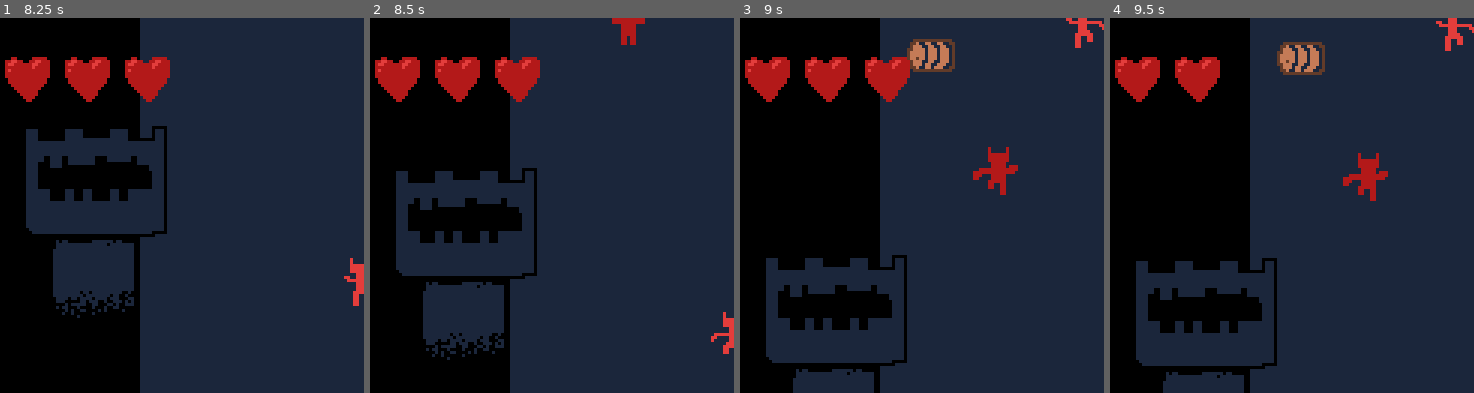
Above: before the commit, frames 1-4 (left to right).
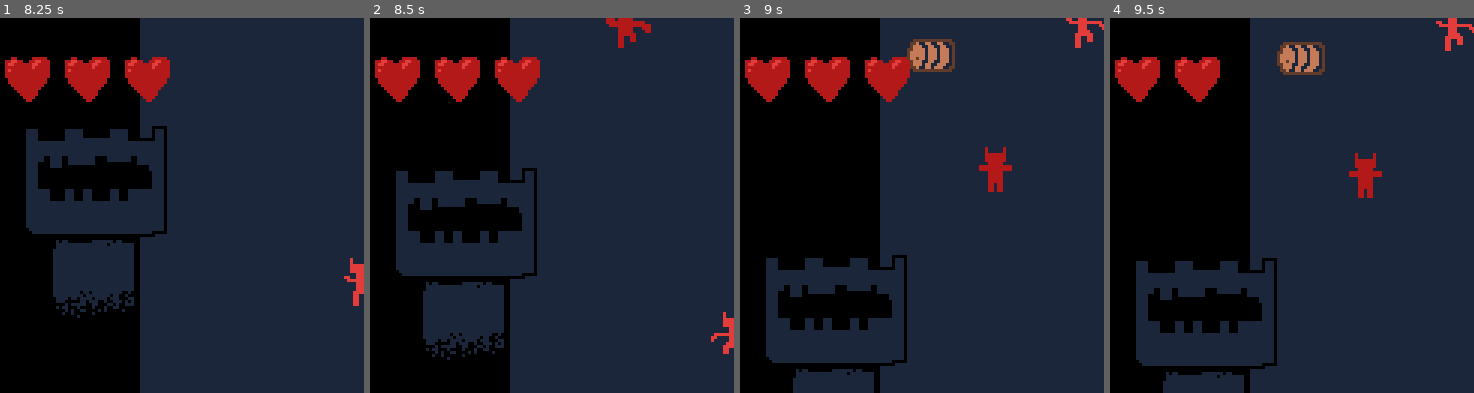
Above: after the commit, the same moments.

Repository: martindzejky/bridge-dungeon
Game: Godot game, scene res://main.tscn
Same seed, same stepped clock (60 frames per second), same inputs: the game is played once before the commit and once after it. Sound files missing from this copy of the repository are replaced by a short silence.
Inputs:
- Up to frame 1 (8.25 s): hold D (right) 0.53-1.28 s; hold A (left) 1.28-2.03 s; hold D (right) 2.03-3.53 s; hold A (left) 3.53-5.78 s; hold D (right) 5.78-8.03 s; hold A (left) from 8.03 s (still down)
- Up to frame 2 (8.5 s): keep holding A (left)
- Up to frame 3 (9 s): keep holding A (left)
- Up to frame 4 (9.5 s): keep holding A (left)
The pictures show only the part of the screen within x 0-50%, y 0-50%; the shares and areas given below are measured in that part.

Frame 1 is identical in both runs. In frame 2, 0.3% of the frame differs, in the area x 64-78%, y 0-8%; in frame 3, 0.4%, in the area x 64-77%, y 34-48%; in frame 4, 0.4%.

Commit message:
faster animation for imper running

Diff:
--- a/objects/imper.tscn
+++ b/objects/imper.tscn
@@ -1,7 +1,64 @@
-[gd_scene load_steps=4 format=3 uid="uid://cygangvc8tn3e"]
+[gd_scene load_steps=8 format=3 uid="uid://cygangvc8tn3e"]
 
 [ext_resource type="PackedScene" uid="uid://fn3deb0umllx" path="res://objects/imp.tscn" id="1_5nlci"]
 [ext_resource type="Texture2D" uid="uid://x8b64dcj3l41" path="res://sprites/imper.png" id="2_pu1l8"]
+
+[sub_resource type="Animation" id="Animation_r8piu"]
+resource_name = "running"
+length = 0.40001
+loop_mode = 1
+step = 0.1
+tracks/0/type = "value"
+tracks/0/imported = false
+tracks/0/enabled = true
+tracks/0/path = NodePath("sprite:frame")
+tracks/0/interp = 1
+tracks/0/loop_wrap = true
+tracks/0/keys = {
+"times": PackedFloat32Array(0, 0.1, 0.2, 0.3),
+"transitions": PackedFloat32Array(1, 1, 1, 1),
+"update": 1,
+"values": [0, 1, 2, 3]
+}
+
+[sub_resource type="Animation" id="Animation_1odg4"]
+length = 0.001
+tracks/0/type = "value"
+tracks/0/imported = false
+tracks/0/enabled = true
+tracks/0/path = NodePath("sprite:frame")
+tracks/0/interp = 1
+tracks/0/loop_wrap = true
+tracks/0/keys = {
+"times": PackedFloat32Array(0),
+"transitions": PackedFloat32Array(1),
+"update": 1,
+"values": [0]
+}
+
+[sub_resource type="Animation" id="Animation_xsbub"]
+resource_name = "attack"
+length = 0.20001
+step = 0.1
+tracks/0/type = "value"
+tracks/0/imported = false
+tracks/0/enabled = true
+tracks/0/path = NodePath("sprite:frame")
+tracks/0/interp = 1
+tracks/0/loop_wrap = true
+tracks/0/keys = {
+"times": PackedFloat32Array(0, 0.1),
+"transitions": PackedFloat32Array(1, 1),
+"update": 1,
+"values": [4, 5]
+}
+
+[sub_resource type="AnimationLibrary" id="AnimationLibrary_hasg1"]
+_data = {
+"RESET": SubResource("Animation_1odg4"),
+"attack": SubResource("Animation_xsbub"),
+"running": SubResource("Animation_r8piu")
+}
 
 [sub_resource type="CircleShape2D" id="CircleShape2D_gv3cw"]
 radius = 6.0
@@ -12,6 +69,11 @@
 [node name="sprite" parent="." index="0"]
 texture = ExtResource("2_pu1l8")
 
+[node name="animator" parent="." index="1"]
+libraries = {
+"": SubResource("AnimationLibrary_hasg1")
+}
+
 [node name="moving" parent="." index="3"]
 forwardSpeed = 30.0
 
